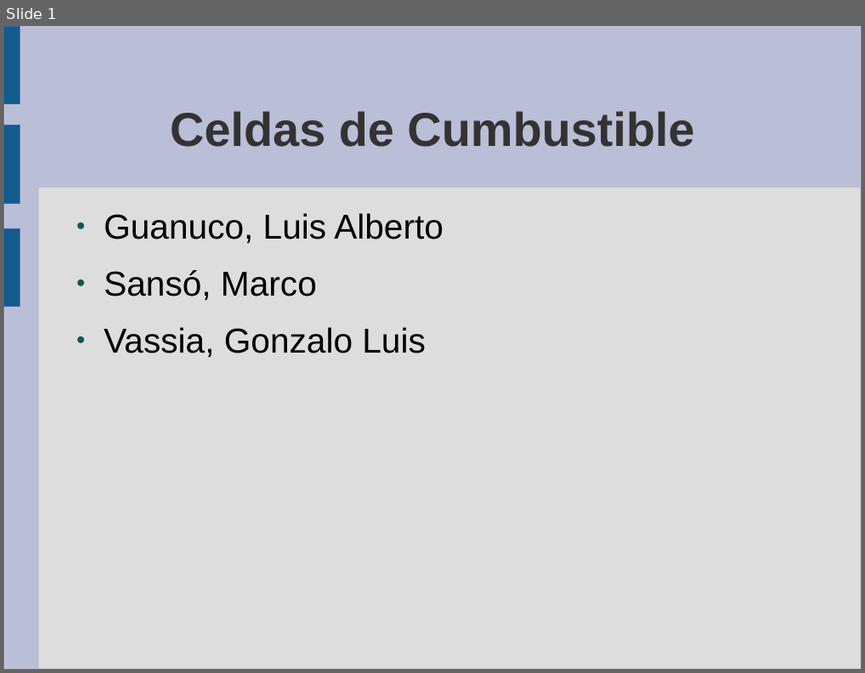
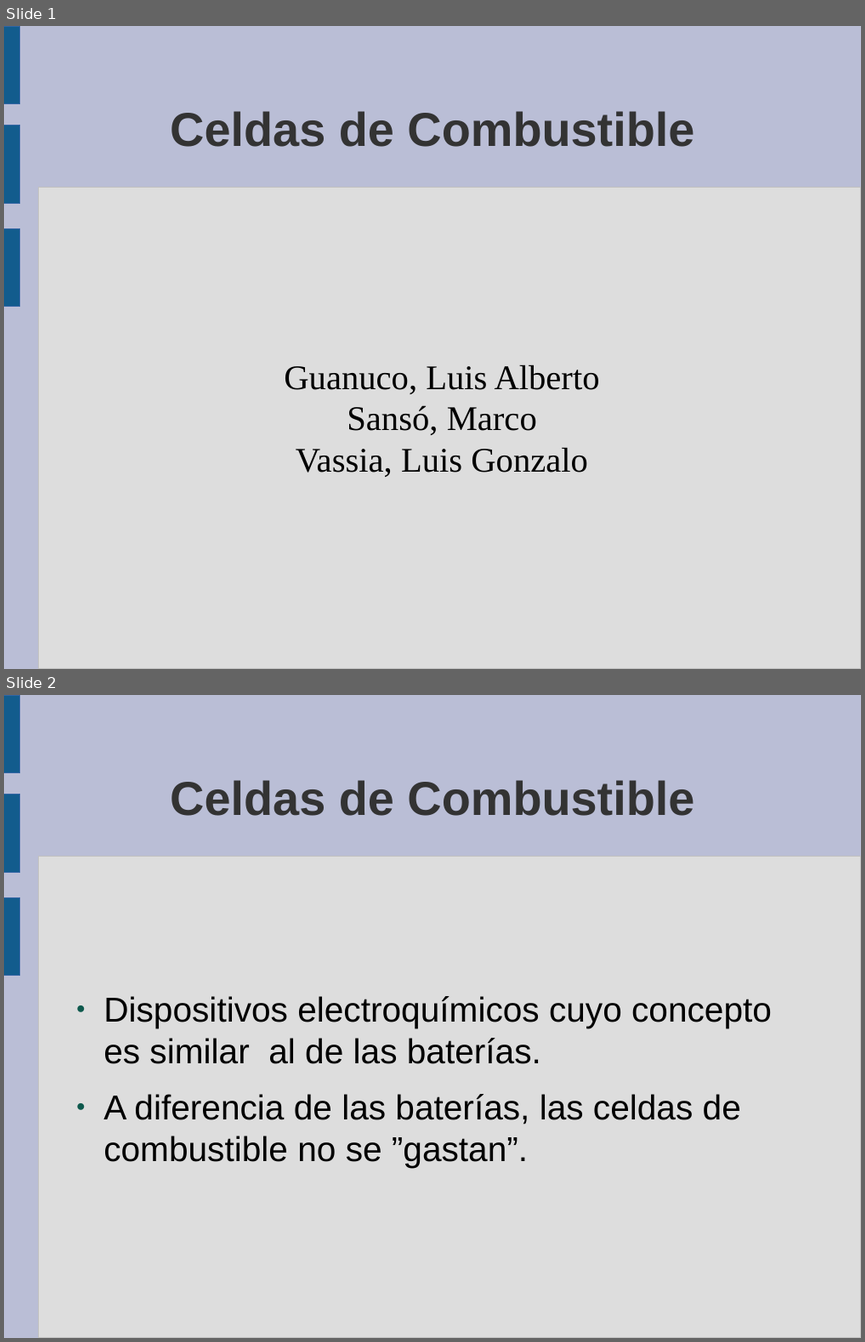
Before and after one commit to guanucoluis/proyecto5r1, a slide deck: Catedras/Tecnologia/presentacion1.odp. Shown one above the other, each under a label of ours: slide 1 before the commit, slides 1 and 2 after it. The pictures are 865x673 and 865x1342 pixels, drawn with LibreOffice and Linux fonts; fonts in the diff are those of the drawing. Boxes give left, top, right and bottom in pixels: in the first picture for what was removed or moved away, otherwise in the second. Text is boxed around its words. In the diff, an @@ line names an element or a change of style, - is before the commit and + after.

```diff
--- a/Catedras/Tecnologia/presentacion1.odp
+++ b/Catedras/Tecnologia/presentacion1.odp
@@ slide 2 added at box(4, 695, 861, 1338), background #BABED6; not listed: 4 template elements that a slide beside it also shows @@
@@ title added at box(170, 780, 694, 816), 44 pt, text #333333, bold @@
+Celdas de Combustible
@@ text added at box(103, 996, 772, 1168), 32 pt, text #000000 @@
+● Dispositivos electroquímicos cuyo concepto es similar al de las baterías.
+● A diferencia de las baterías, las celdas de combustible no se ”gastan”.
@@ slide 1 changed as well @@
@@ title at box(170, 111, 694, 147): text changed @@
-Celdas de Cumbustible
+Celdas de Combustible
@@ subtitle "Guanuco, Luis Alberto" at box(284, 364, 600, 476): vertical alignment top to middle @@
@@ subtitle at box(284, 364, 600, 435): font Arial to Times New Roman in "Guanuco, Luis Alberto", "Sansó, Marco"; alignment left to centre; bullet ● to none; less space between paragraphs @@
@@ subtitle at box(296, 447, 588, 476): text changed; font Arial to Times New Roman @@
-● Vassia, Gonzalo Luis
+Vassia, Luis Gonzalo
```
Also in this commit, not shown: 1 other slide changed, 1 other file.
